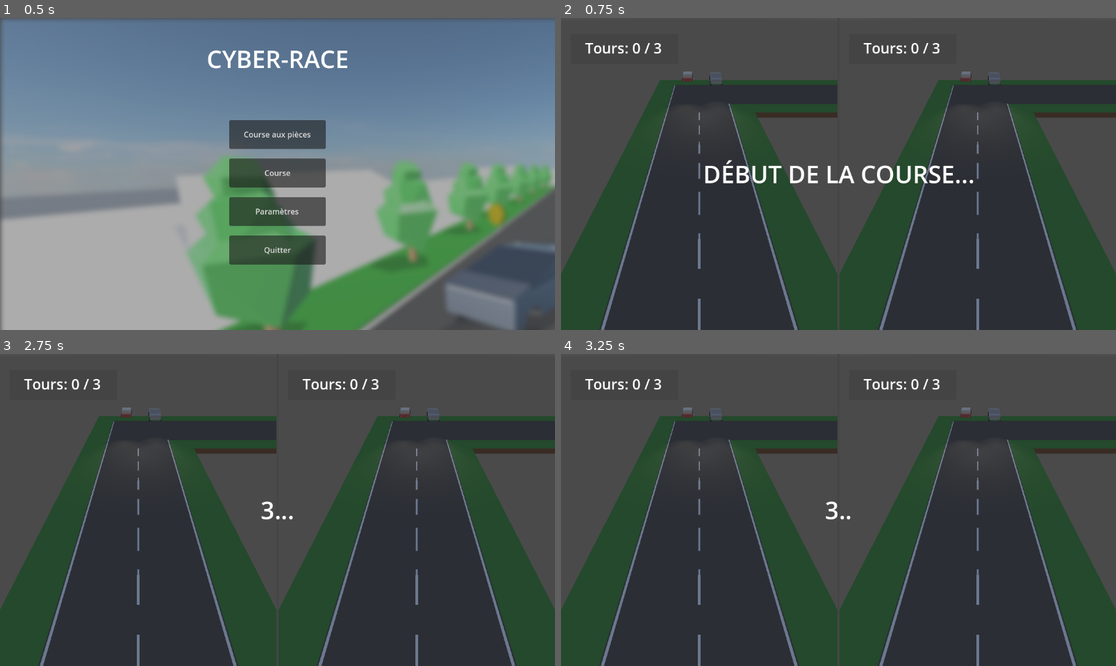
Above: before the commit, frames 1-4 (two rows, left to right).
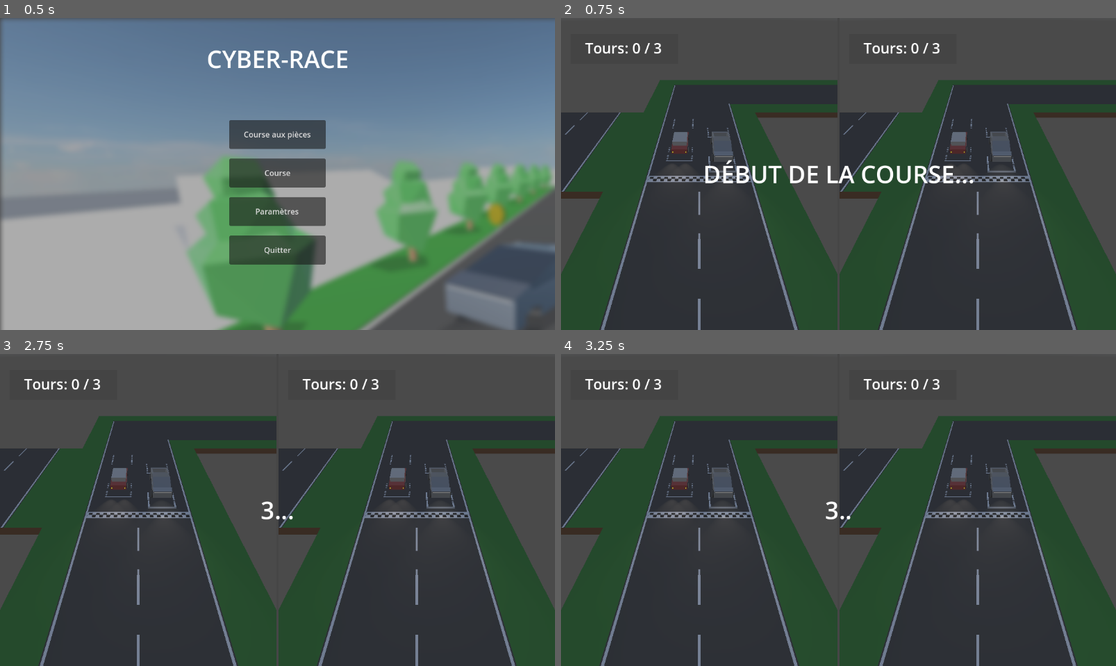
Above: after the commit, the same moments.

Repository: AntoineT01/Cyber-Race
Game: Godot game, scene res://Interface/main_menu.tscn
The game is run twice, just before and just after one commit, with the same random seed, the same clock (stepped at 60 frames per second) and the same inputs. A sky picture missing from this copy of the repository is replaced by a grey-blue gradient.
Inputs (mouse positions are in pixels of both pictures, inside the frame that each line leads up to):
- Up to frame 1 (0.5 s): no input
- Up to frame 2 (0.75 s): click "Course" at 0.5 s
- Up to frame 3 (2.75 s): tap Enter at 1.25 s; move the mouse to (399, 494) at 1.27 s; hold D (right_steering_1) 1.28-2 s; tap 0 (brake_2) at 1.35 s; click (399, 494) at 1.42 s; tap Space at 2 s; drag from (166, 525) to (249, 572) at 2.02 s
- Up to frame 4 (3.25 s): move the mouse to (894, 441) at 2.77 s; hold D (right_steering_1) from 2.78 s (still down); tap Down (reverse_2) at 2.85 s

Frame 1 is identical in both runs. In frame 2, 7.5% of the frame differs, in the area x 0-85%, y 17-58%; in frame 3, 7.8%; in frame 4, 7.8%.
Error in both runs: Invalid access to property or key 'x' on a base object of type 'Nil'. (res://scripts/settings_manager.gd:49)

Commit message:
fix(race) : race adjustment

Diff:
--- /dev/null
+++ b/assets/map/map2.tscn
@@ -0,0 +1,138 @@
+[gd_scene load_steps=7 format=3 uid="uid://ccbbtu82u35lu"]
+
+[ext_resource type="PackedScene" uid="uid://b6xufot4sg2a6" path="res://assets/map/tile/starting_line.tscn" id="1_g6gxy"]
+[ext_resource type="PackedScene" uid="uid://c82m1ad7xyuia" path="res://assets/map/tile/route droite.tscn" id="2_cpprr"]
+[ext_resource type="PackedScene" uid="uid://ddstlqtrj64qe" path="res://assets/map/tile/virage ligne droite.tscn" id="3_vex26"]
+[ext_resource type="PackedScene" uid="uid://ce7oagguvop00" path="res://assets/map/tile/virage ligne gauche.tscn" id="4_lk4xo"]
+[ext_resource type="PackedScene" uid="uid://cfdotnbbxsqgi" path="res://assets/map/tile/cross_road.tscn" id="5_6jyvs"]
+[ext_resource type="PackedScene" uid="uid://dqbrqm7kcmq8t" path="res://assets/map/tile/virage.tscn" id="6_in7iw"]
+
+[node name="Node" type="Node"]
+
+[node name="Starting Line" parent="." instance=ExtResource("1_g6gxy")]
+
+[node name="RouteDroite" parent="." instance=ExtResource("2_cpprr")]
+transform = Transform3D(1, 0, 0, 0, 1, 0, 0, 0, 1, 0, 0, -20)
+
+[node name="RouteDroite2" parent="." instance=ExtResource("2_cpprr")]
+transform = Transform3D(1, 0, 0, 0, 1, 0, 0, 0, 1, 20, 0, -60)
+
+[node name="VirageLigneDroite" parent="." instance=ExtResource("3_vex26")]
+transform = Transform3D(1, 0, 0, 0, 1, 0, 0, 0, 1, 0, 0, -40)
+
+[node name="VirageLigneGauche" parent="." instance=ExtResource("4_lk4xo")]
+transform = Transform3D(-4.37114e-08, 0, 1, 0, 1, 0, -1, 0, -4.37114e-08, 20, 0, -40)
+
+[node name="RouteDroite3" parent="." instance=ExtResource("2_cpprr")]
+transform = Transform3D(1, 0, 0, 0, 1, 0, 0, 0, 1, 20, 0, -80)
+
+[node name="VirageLigneDroite2" parent="." instance=ExtResource("3_vex26")]
+transform = Transform3D(1, 0, 0, 0, 1, 0, 0, 0, 1, 20, 0, -100)
+
+[node name="VirageLigneDroite3" parent="." instance=ExtResource("3_vex26")]
+transform = Transform3D(-1, 0, -8.74228e-08, 0, 1, 0, 8.74228e-08, 0, -1, 40, 0, -100)
+
+[node name="RouteDroite4" parent="." instance=ExtResource("2_cpprr")]
+transform = Transform3D(1, 0, 0, 0, 1, 0, 0, 0, 1, 40, 0, -120)
+
+[node name="RouteDroite5" parent="." instance=ExtResource("2_cpprr")]
+transform = Transform3D(1, 0, 0, 0, 1, 0, 0, 0, 1, 120, 0, -120)
+
+[node name="VirageLigneDroite4" parent="." instance=ExtResource("3_vex26")]
+transform = Transform3D(1.31134e-07, 0, -1, 0, 1, 0, 1, 0, 1.31134e-07, 40, 0, -160)
+
+[node name="CrossRoad" parent="." instance=ExtResource("5_6jyvs")]
+transform = Transform3D(1, 0, 0, 0, 1, 0, 0, 0, 1, 40, 0, -140)
+
+[node name="VirageLigneDroite5" parent="." instance=ExtResource("3_vex26")]
+transform = Transform3D(1, 0, 1.74846e-07, 0, 1, 0, -1.74846e-07, 0, 1, 20, 0, -160)
+
+[node name="Virage" parent="." instance=ExtResource("6_in7iw")]
+transform = Transform3D(-4.37114e-08, 0, 1, 0, 1, 0, -1, 0, -4.37114e-08, 20, 0, -140)
+
+[node name="RouteDroite6" parent="." instance=ExtResource("2_cpprr")]
+transform = Transform3D(-4.37114e-08, 0, -1, 0, 1, 0, 1, 0, -4.37114e-08, 60, 0, -140)
+
+[node name="RouteDroite7" parent="." instance=ExtResource("2_cpprr")]
+transform = Transform3D(-4.37114e-08, 0, -1, 0, 1, 0, 1, 0, -4.37114e-08, 80, 0, -140)
+
+[node name="Virage2" parent="." instance=ExtResource("6_in7iw")]
+transform = Transform3D(1.31134e-07, 0, -1, 0, 1, 0, 1, 0, 1.31134e-07, 120, 0, -140)
+
+[node name="RouteDroite8" parent="." instance=ExtResource("2_cpprr")]
+transform = Transform3D(1, 0, 0, 0, 1, 0, 0, 0, 1, 120, 0, -100)
+
+[node name="RouteDroite9" parent="." instance=ExtResource("2_cpprr")]
+transform = Transform3D(1, 0, 0, 0, 1, 0, 0, 0, 1, 120, 0, -80)
+
+[node name="RouteDroite10" parent="." instance=ExtResource("2_cpprr")]
+transform = Transform3D(1, 0, 0, 0, 1, 0, 0, 0, 1, 120, 0, -60)
+
+[node name="RouteDroite11" parent="." instance=ExtResource("2_cpprr")]
+transform = Transform3D(1, 0, 0, 0, 1, 0, 0, 0, 1, 120, 0, -40)
+
+[node name="VirageLigneGauche2" parent="." instance=ExtResource("4_lk4xo")]
+transform = Transform3D(-4.37114e-08, 0, 1, 0, 1, 0, -1, 0, -4.37114e-08, 120, 0, -20)
+
+[node name="VirageLigneGauche3" parent="." instance=ExtResource("4_lk4xo")]
+transform = Transform3D(1, 0, -1.06581e-14, 0, 1, 0, 1.06581e-14, 0, 1, 100, 0, -20)
+
+[node name="VirageLigneGauche4" parent="." instance=ExtResource("4_lk4xo")]
+transform = Transform3D(-4.37114e-08, 0, -1, 0, 1, 0, 1, 0, -4.37114e-08, 60, 0, -40)
+
+[node name="RouteDroite12" parent="." instance=ExtResource("2_cpprr")]
+transform = Transform3D(1, 0, 0, 0, 1, 0, 0, 0, 1, 60, 0, -20)
+
+[node name="RouteDroite13" parent="." instance=ExtResource("2_cpprr")]
+transform = Transform3D(-4.37114e-08, 0, -1, 0, 1, 0, 1, 0, -4.37114e-08, 100, 0, -140)
+
+[node name="RouteDroite14" parent="." instance=ExtResource("2_cpprr")]
+transform = Transform3D(-4.37114e-08, 0, 1, 0, 1, 0, -1, 0, -4.37114e-08, 80, 0, -40)
+
+[node name="RouteDroite15" parent="." instance=ExtResource("2_cpprr")]
+transform = Transform3D(1, 0, 0, 0, 1, 0, 0, 0, 1, 60, 0, 0)
+
+[node name="RouteDroite16" parent="." instance=ExtResource("2_cpprr")]
+transform = Transform3D(1, 0, 0, 0, 1, 0, 0, 0, 1, 60, 0, 20)
+
+[node name="RouteDroite17" parent="." instance=ExtResource("2_cpprr")]
+transform = Transform3D(1, 0, 0, 0, 1, 0, 0, 0, 1, 60, 0, 40)
+
+[node name="RouteDroite18" parent="." instance=ExtResource("2_cpprr")]
+transform = Transform3D(1, 0, 0, 0, 1, 0, 0, 0, 1, 60, 0, 60)
+
+[node name="RouteDroite19" parent="." instance=ExtResource("2_cpprr")]
+transform = Transform3D(1, 0, 0, 0, 1, 0, 0, 0, 1, 60, 0, 80)
+
+[node name="VirageLigneGauche5" parent="." instance=ExtResource("4_lk4xo")]
+transform = Transform3D(-4.37114e-08, 0, 1, 0, 1, 0, -1, 0, -4.37114e-08, 60, 0, 100)
+
+[node name="VirageLigneGauche6" parent="." instance=ExtResource("4_lk4xo")]
+transform = Transform3D(1, 0, -1.06581e-14, 0, 1, 0, 1.06581e-14, 0, 1, 0, 0, 100)
+
+[node name="RouteDroite20" parent="." instance=ExtResource("2_cpprr")]
+transform = Transform3D(-4.37114e-08, 0, -1, 0, 1, 0, 1, 0, -4.37114e-08, 40, 0, 100)
+
+[node name="RouteDroite21" parent="." instance=ExtResource("2_cpprr")]
+transform = Transform3D(1, 0, 0, 0, 1, 0, 0, 0, 1, 0, 0, 80)
+
+[node name="RouteDroite22" parent="." instance=ExtResource("2_cpprr")]
+transform = Transform3D(-4.37114e-08, 0, -1, 0, 1, 0, 1, 0, -4.37114e-08, 20, 0, 100)
+
+[node name="VirageLigneGauche7" parent="." instance=ExtResource("4_lk4xo")]
+transform = Transform3D(-1, 0, 8.74228e-08, 0, 1, 0, -8.74228e-08, 0, -1, 2.13163e-13, 0, 60)
+
+[node name="VirageLigneGauche8" parent="." instance=ExtResource("4_lk4xo")]
+transform = Transform3D(-1, 0, 8.74228e-08, 0, 1, 0, -8.74228e-08, 0, -1, 100, 0, -40)
+
+[node name="VirageLigneGauche9" parent="." instance=ExtResource("4_lk4xo")]
+transform = Transform3D(1, 0, -1.06581e-14, 0, 1, 0, 1.06581e-14, 0, 1, -20, 0, 60)
+
+[node name="RouteDroite23" parent="." instance=ExtResource("2_cpprr")]
+transform = Transform3D(1, 0, 0, 0, 1, 0, 0, 0, 1, -20, 0, 40)
+
+[node name="VirageLigneDroite6" parent="." instance=ExtResource("3_vex26")]
+transform = Transform3D(1, 0, 0, 0, 1, 0, 0, 0, 1, -20, 0, 20)
+
+[node name="VirageLigneGauche10" parent="." instance=ExtResource("4_lk4xo")]
+transform = Transform3D(-4.37114e-08, 0, 1, 0, 1, 0, -1, 0, -4.37114e-08, 0, 0, 20)
--- /dev/null
+++ b/assets/map/tile/ramp.tscn
@@ -0,0 +1,71 @@
+[gd_scene load_steps=10 format=3 uid="uid://dhyx0ncpvossk"]
+
+[sub_resource type="PrismMesh" id="PrismMesh_dwtt3"]
+left_to_right = 0.0
+size = Vector3(20, 5, 20)
+
+[sub_resource type="StandardMaterial3D" id="StandardMaterial3D_earth"]
+albedo_color = Color(0.4, 0.2, 0, 1)
+
+[sub_resource type="PlaneMesh" id="PlaneMesh_grass"]
+size = Vector2(20, 20)
+
+[sub_resource type="StandardMaterial3D" id="StandardMaterial3D_grass"]
+albedo_color = Color(0.1, 0.5, 0.1, 1)
+
+[sub_resource type="PlaneMesh" id="PlaneMesh_road"]
+size = Vector2(12, 20)
+
+[sub_resource type="StandardMaterial3D" id="StandardMaterial3D_road"]
+albedo_color = Color(0.2, 0.2, 0.2, 1)
+
+[sub_resource type="BoxShape3D" id="BoxShape3D_road"]
+size = Vector3(12, 0, 20)
+
+[sub_resource type="BoxMesh" id="BoxMesh_line"]
+size = Vector3(0.2, 0, 20)
+
+[sub_resource type="StandardMaterial3D" id="StandardMaterial3D_line"]
+
+[node name="RouteDroite" type="Node3D"]
+transform = Transform3D(1, 0, 0, 0, 1, 0, 0, 0, 1, 1, -1, 0)
+metadata/_edit_group_ = true
+
+[node name="EarthBase" type="StaticBody3D" parent="."]
+transform = Transform3D(1, 0, 0, 0, 1, 0, 0, 0, 1, 0, -0.5, 0)
+
+[node name="MeshInstance3D" type="MeshInstance3D" parent="EarthBase"]
+transform = Transform3D(-4.37114e-08, 0, 1, 0, 1, 0, -1, 0, -4.37114e-08, 0, 0, 0)
+mesh = SubResource("PrismMesh_dwtt3")
+surface_material_override/0 = SubResource("StandardMaterial3D_earth")
+
+[node name="CollisionShape3D" type="CollisionShape3D" parent="EarthBase"]
+transform = Transform3D(1, 0, 0, 0, 1, 0, 0, 0, 1, 16.948, 0, 0)
+
+[node name="Grass" type="MeshInstance3D" parent="."]
+transform = Transform3D(1, 0, 0, 0, 1, 0, 0, 0, 1, 0, 0.001, 0)
+mesh = SubResource("PlaneMesh_grass")
+surface_material_override/0 = SubResource("StandardMaterial3D_grass")
+
+[node name="Road" type="StaticBody3D" parent="."]
+transform = Transform3D(1, 0, 0, 0, 1, 0, 0, 0, 1, 0, 0.002, 0)
+
+[node name="RoadGround" type="MeshInstance3D" parent="Road"]
+transform = Transform3D(1, 0, 0, 0, 1, 0, 0, 0, 1, 0, -5.96046e-08, 0)
+mesh = SubResource("PlaneMesh_road")
+surface_material_override/0 = SubResource("StandardMaterial3D_road")
+
+[node name="CollisionShape3D" type="CollisionShape3D" parent="Road"]
+shape = SubResource("BoxShape3D_road")
+
+[node name="LeftLine" type="MeshInstance3D" parent="."]
+transform = Transform3D(1, 0, 0, 0, 1, 0, 0, 0, 1, -5.8, 0.012, 0)
+mesh = SubResource("BoxMesh_line")
+skeleton = NodePath("")
+surface_material_override/0 = SubResource("StandardMaterial3D_line")
+
+[node name="RightLine" type="MeshInstance3D" parent="."]
+transform = Transform3D(1, 0, 0, 0, 1, 0, 0, 0, 1, 5.8, 0.012, 0)
+mesh = SubResource("BoxMesh_line")
+skeleton = NodePath("")
+surface_material_override/0 = SubResource("StandardMaterial3D_line")
--- a/assets/map/starting_line.tscn
+++ b/assets/map/tile/starting_line.tscn
@@ -72,20 +72,20 @@
 skeleton = NodePath("")
 surface_material_override/0 = SubResource("StandardMaterial3D_urgn4")
 
-[node name="start voiture" parent="." instance=ExtResource("1_r2ae3")]
-transform = Transform3D(1, 0, 0, 0, 1, 0, 0, 0, 1, -2.56277, 0, 2.57333)
+[node name="start voiture" parent="." instance=ExtResource("1_vasbg")]
+transform = Transform3D(1, 0, 0, 0, 1, 0, 0, 0, 1, -2.87647, 0, 1.18783)
 
-[node name="start voiture2" parent="." instance=ExtResource("1_r2ae3")]
-transform = Transform3D(1, 0, 0, 0, 1, 0, 0, 0, 1, 2.89797, 0, 5.58153)
+[node name="start voiture2" parent="." instance=ExtResource("1_vasbg")]
+transform = Transform3D(1, 0, 0, 0, 1, 0, 0, 0, 1, 2.58427, 0, 4.19603)
 skeleton = NodePath("../start voiture")
 
-[node name="start voiture3" parent="." instance=ExtResource("1_r2ae3")]
-transform = Transform3D(1, 0, 0, 0, 1, 0, 0, 0, 1, -2.48169, 0, -2.28105)
+[node name="start voiture3" parent="." instance=ExtResource("1_vasbg")]
+transform = Transform3D(1, 0, 0, 0, 1, 0, 0, 0, 1, -2.79539, 0, -6.64668)
 skeleton = NodePath("../start voiture")
 
-[node name="start voiture4" parent="." instance=ExtResource("1_r2ae3")]
-transform = Transform3D(1, 0, 0, 0, 1, 0, 0, 0, 1, 2.78303, 0, -0.234942)
+[node name="start voiture4" parent="." instance=ExtResource("1_vasbg")]
+transform = Transform3D(1, 0, 0, 0, 1, 0, 0, 0, 1, 2.46933, 0, -4.60057)
 skeleton = NodePath("../start voiture")
 
-[node name="start line" parent="." instance=ExtResource("2_vaivo")]
-transform = Transform3D(1, 0, 0, 0, 1, 0, 0, 0, 1, 0, 0, -4.44643)
+[node name="start line" parent="." instance=ExtResource("2_slrxs")]
+transform = Transform3D(1, 0, 0, 0, 1, 0, 0, 0, 1, -0.104565, 0, -8.00167)
--- a/main_scenes/race.tscn
+++ b/main_scenes/race.tscn
@@ -9,7 +9,7 @@
 [ext_resource type="Script" path="res://scripts/race_manager.gd" id="6_uc11u"]
 
 [sub_resource type="BoxShape3D" id="BoxShape3D_0bybj"]
-size = Vector3(20.4999, 8.87167, 1)
+size = Vector3(22, 10, 1)
 
 [node name="Race" type="Node3D"]
 script = ExtResource("1_d22vc")
@@ -19,7 +19,7 @@
 [node name="Utilitaries" parent="." instance=ExtResource("2_dxe6c")]
 
 [node name="Voiture1" parent="." groups=["cars"] instance=ExtResource("4_km4b7")]
-transform = Transform3D(1, 0, 0, 0, 1, 0, 0, 0, 1, -2.48628, 2.428, -21.6088)
+transform = Transform3D(1, 0, 0, 0, 1, 0, 0, 0, 1, -2.5, 0.3, 1.5)
 collision_layer = 1
 collision_mask = 1
 mass = 40.0
@@ -28,10 +28,10 @@
 throttle_control = "throttle_1"
 brake_control = "brake_1"
 reverse_control = "reverse_1"
-respawn_position = Vector3(-2.486, 2, -21.609)
+respawn_position = Vector3(-2.5, 1, 1.5)
 
 [node name="Voiture2" parent="." groups=["cars"] instance=ExtResource("3_bbyx0")]
-transform = Transform3D(1, 0, 0, 0, 1, 0, 0, 0, 1, 3.469, 2, -21)
+transform = Transform3D(1, 0, 0, 0, 1, 0, 0, 0, 1, 2.8, 0.3, 3)
 collision_layer = 1
 collision_mask = 1
 mass = 40.0
@@ -41,32 +41,30 @@
 throttle_control = "throttle_2"
 brake_control = "brake_2"
 reverse_control = "reverse_2"
-respawn_position = Vector3(3.469, 2, -21)
+respawn_position = Vector3(2.8, 2, 3)
 
 [node name="Checkpoints" type="Node3D" parent="."]
 
 [node name="CheckPoint1" type="Area3D" parent="Checkpoints"]
-transform = Transform3D(1, 0, 0, 0, 1, 0, 0, 0, 1, 0, 0, 6.764)
+transform = Transform3D(1, 0, 0, 0, 1, 0, 0, 0, 1, 0, 0, 8)
 script = ExtResource("5_1knpm")
 
 [node name="CollisionShape3D" type="CollisionShape3D" parent="Checkpoints/CheckPoint1"]
-transform = Transform3D(1, 0, 0, 0, 1, 0, 0, 0, 1, 0.296814, 3.05597, 0)
 shape = SubResource("BoxShape3D_0bybj")
 
 [node name="CheckPoint2" type="Area3D" parent="Checkpoints"]
-transform = Transform3D(1, 0, 0, 0, 1, 0, 0, 0, 1, 100.796, 0, 39.9291)
+transform = Transform3D(-4.37114e-08, 0, 1, 0, 1, 0, -1, 0, -4.37114e-08, 78, 0, 60)
 script = ExtResource("5_1knpm")
 
 [node name="CollisionShape3D" type="CollisionShape3D" parent="Checkpoints/CheckPoint2"]
-transform = Transform3D(1, 0, 0, 0, 1, 0, 0, 0, 1, 0.296814, 3.05597, 0)
 shape = SubResource("BoxShape3D_0bybj")
 
 [node name="CheckPoint3" type="Area3D" parent="Checkpoints"]
-transform = Transform3D(0.258819, 0, 0.965926, 0, 1, 0, -0.965926, 0, 0.258819, 32.1289, 0, -19.0761)
+transform = Transform3D(0.258819, 0, 0.965926, 0, 1, 0, -0.965926, 0, 0.258819, 50, 0, -20)
 script = ExtResource("5_1knpm")
 
 [node name="CollisionShape3D" type="CollisionShape3D" parent="Checkpoints/CheckPoint3"]
-transform = Transform3D(1, 0, 0, 0, 1, 0, 0, 0, 1, 0.296814, 3.05597, 0)
+transform = Transform3D(0.965926, 0, 0.258819, 0, 1, 0, -0.258819, 0, 0.965926, 0, 0, 0)
 shape = SubResource("BoxShape3D_0bybj")
 
 [node name="RaceManager" type="Node" parent="."]
--- a/map_1.tscn
+++ b/map_1.tscn
@@ -1,11 +1,12 @@
-[gd_scene load_steps=7 format=3 uid="uid://dpsif1d7raor4"]
+[gd_scene load_steps=8 format=3 uid="uid://dpsif1d7raor4"]
 
-[ext_resource type="PackedScene" uid="uid://c82m1ad7xyuia" path="res://assets/map/route droite.tscn" id="1_uqve0"]
-[ext_resource type="PackedScene" uid="uid://ddstlqtrj64qe" path="res://assets/map/virage ligne droite.tscn" id="2_agu7q"]
-[ext_resource type="PackedScene" uid="uid://ce7oagguvop00" path="res://assets/map/virage ligne gauche.tscn" id="3_holr7"]
-[ext_resource type="PackedScene" uid="uid://cnce6shn1r8xb" path="res://assets/map/route droite avec trait .tscn" id="4_4jc7c"]
-[ext_resource type="PackedScene" uid="uid://dqbrqm7kcmq8t" path="res://assets/map/virage.tscn" id="5_deuby"]
-[ext_resource type="PackedScene" uid="uid://b6xufot4sg2a6" path="res://assets/map/starting_line.tscn" id="6_l662x"]
+[ext_resource type="PackedScene" uid="uid://c82m1ad7xyuia" path="res://assets/map/tile/route droite.tscn" id="1_uqve0"]
+[ext_resource type="PackedScene" uid="uid://ddstlqtrj64qe" path="res://assets/map/tile/virage ligne droite.tscn" id="2_agu7q"]
+[ext_resource type="PackedScene" uid="uid://ce7oagguvop00" path="res://assets/map/tile/virage ligne gauche.tscn" id="3_holr7"]
+[ext_resource type="PackedScene" uid="uid://cnce6shn1r8xb" path="res://assets/map/tile/route droite avec trait .tscn" id="4_4jc7c"]
+[ext_resource type="PackedScene" uid="uid://dqbrqm7kcmq8t" path="res://assets/map/tile/virage.tscn" id="5_deuby"]
+[ext_resource type="PackedScene" uid="uid://b6xufot4sg2a6" path="res://assets/map/tile/starting_line.tscn" id="6_l662x"]
+[ext_resource type="PackedScene" uid="uid://dhyx0ncpvossk" path="res://assets/map/tile/ramp.tscn" id="7_g4gib"]
 
 [node name="map 1" type="Node3D"]
 
@@ -19,6 +20,7 @@
 transform = Transform3D(1, 0, -1.06581e-14, 0, 1, 0, 1.06581e-14, 0, 1, 0, 0, 60)
 
 [node name="RouteDroiteTrait" parent="." instance=ExtResource("4_4jc7c")]
+transform = Transform3D(1, 0, 0, 0, 1, 0, 0, 0, 1, -20, 0, 0)
 
 [node name="VirageLigneDroite2" parent="." instance=ExtResource("2_agu7q")]
 transform = Transform3D(-4.37114e-08, 0, -1, 0, 1, 0, 1, 0, -4.37114e-08, 60, 0, 40)
@@ -48,7 +50,7 @@
 transform = Transform3D(-1, 0, 8.74228e-08, 0, 1, 0, -8.74228e-08, 0, -1, 100, 0, 20)
 
 [node name="RouteDroite4" parent="." instance=ExtResource("1_uqve0")]
-transform = Transform3D(-1, 0, 8.74228e-08, 0, 1, 0, -8.74228e-08, 0, -1, 120, 0, 0)
+transform = Transform3D(-1, 0, 8.74228e-08, 0, 1, 0, -8.74228e-08, 0, -1, 100, 0, 0)
 
 [node name="RouteDroite5" parent="." instance=ExtResource("1_uqve0")]
 transform = Transform3D(-4.37114e-08, 0, -1, 0, 1, 0, 1, 0, -4.37114e-08, 60, 0, -20)
@@ -69,4 +71,10 @@
 transform = Transform3D(-4.37114e-08, 0, -1, 0, 1, 0, 1, 0, -4.37114e-08, 40, 0, -20)
 
 [node name="Starting Line" parent="." instance=ExtResource("6_l662x")]
-transform = Transform3D(1, 0, 0, 0, 1, 0, 0, 0, 1, 100, 0, 0)
+transform = Transform3D(-1, 0, -8.74228e-08, 0, 1, 0, 8.74228e-08, 0, -1, 0, 0, 0)
+
+[node name="Ramp" parent="." instance=ExtResource("7_g4gib")]
+transform = Transform3D(-4.37114e-08, 0, -1, 0, 1, 0, 1, 0, -4.37114e-08, 119, -0.5, -20)
+
+[node name="Virage5" parent="." instance=ExtResource("5_deuby")]
+transform = Transform3D(-4.37114e-08, 0, -1, 0, 1, 0, 1, 0, -4.37114e-08, 139, 5, -20)
Renamed: assets/map/Grass.tscn -> assets/map/tile/Grass.tscn
Renamed: cross_road.tscn -> assets/map/tile/cross_road.tscn
Renamed: assets/map/route droite avec trait .tscn -> assets/map/tile/route droite avec trait .tscn
Renamed: assets/map/route droite.tscn -> assets/map/tile/route droite.tscn
Not shown: 1 places in assets/map/tile/starting_line.tscn that only renumber resources
Renamed: assets/map/virage ligne droite.tscn -> assets/map/tile/virage ligne droite.tscn
Not shown: 2 places in assets/map/tile/virage ligne gauche.tscn that only renumber resources
Renamed: assets/map/virage.tscn -> assets/map/tile/virage.tscn
Not shown: 1 places in piece_race.tscn that only renumber resources
